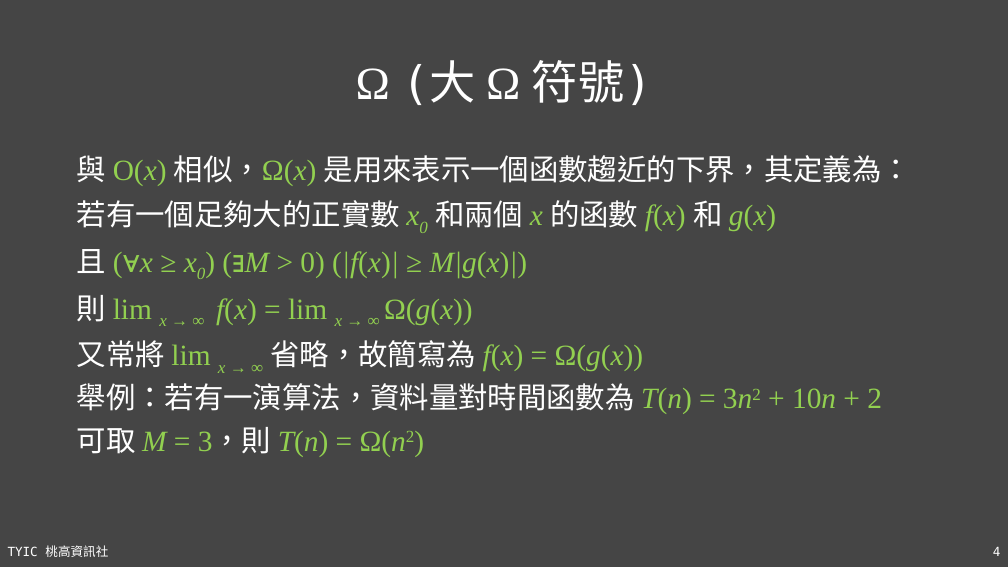
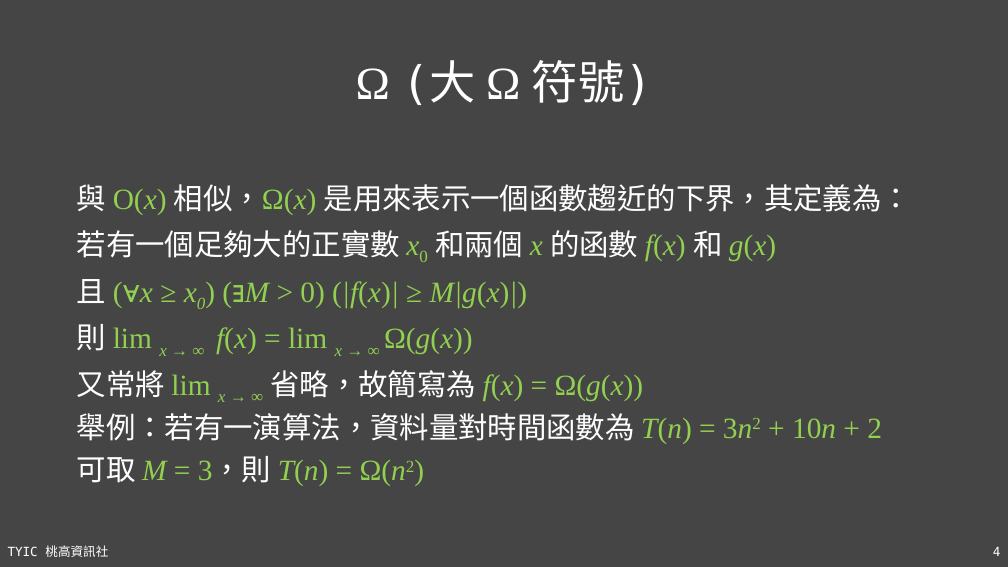
Before and after one commit to TYSHIC/slides, a slide deck: slide 4 of ppt/90_基礎資料結構與演算法.pptx. Drawn at 1008x567 pixels with LibreOffice and Linux fonts; fonts in the diff are those of the drawing. Boxes give left, top, right and bottom in pixels: in the first picture for what was removed or moved away, otherwise in the second. Text is boxed around its words. In the diff, an @@ line names an element or a change of style, - is before the commit and + after.

```diff
--- a/ppt/90_基礎資料結構與演算法.pptx
+++ b/ppt/90_基礎資料結構與演算法.pptx
@@ text "與 O(x) 相似，Ω(x) 是用來表示一個函數趨近的下界，其定義為：": place and size @@
-text "與 O(x) 相似，Ω(x) 是用來表示一個函數趨近的下界，其定義為：" at (77,155,911,457)
+text "與 O(x) 相似，Ω(x) 是用來表示一個函數趨近的下界，其定義為：" at (77,184,911,486)
@@ text at (77,230,776,261): italic off in "x0" @@
```
Also in this commit, not shown: 10 other slides changed, 1 slide added, 3 other files.
